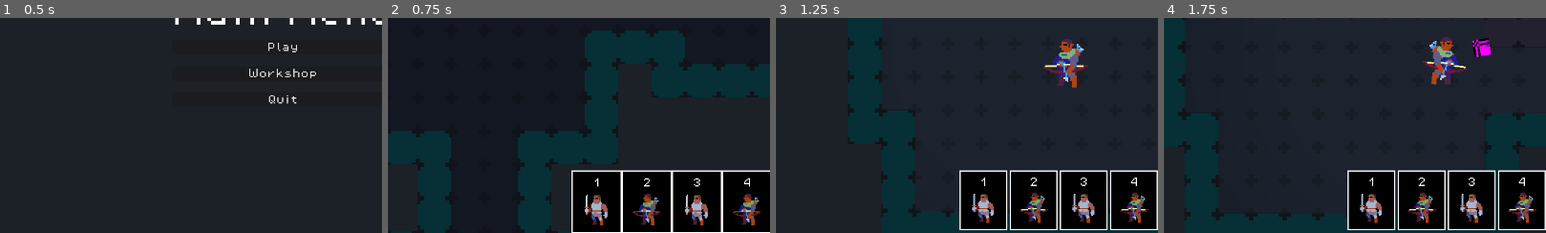
Above: before the commit, frames 1-4 (left to right).
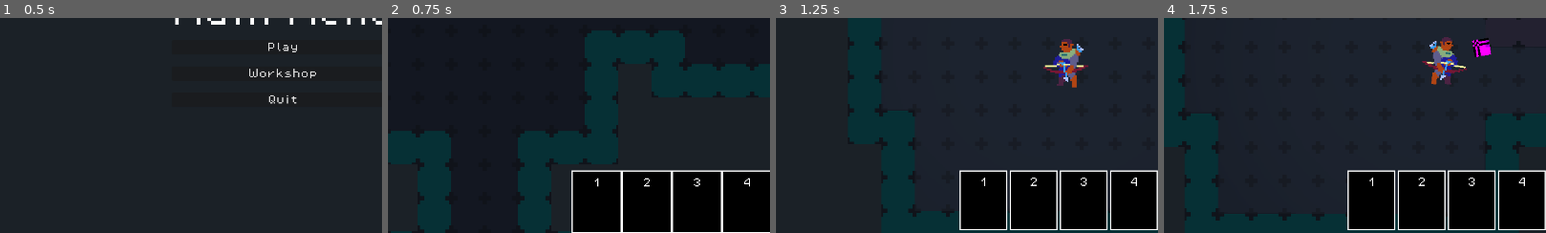
Above: after the commit, the same moments.

Repository: OscarFermu-UOC/TFG-echos-of-the-deep
Game: Godot game, scene res://ui/main_menu/main_menu.tscn
The game is run twice, just before and just after one commit, with the same random seed, the same clock (stepped at 60 frames per second) and the same inputs. Sound files missing from this copy of the repository are replaced by a short silence.
Inputs (mouse positions are % of the whole screen's width and height, from its top left):
- Up to frame 1 (0.5 s): no input
- Up to frame 2 (0.75 s): click "Play" at 0.5 s
- Up to frame 3 (1.25 s): no input
- Up to frame 4 (1.75 s): move the mouse to (72, 45) at 1.27 s; hold D (move_right) from 1.28 s (still down); hold Shift (run) from 1.28 s (still down); click (72, 45) at 1.42 s
The pictures show only the part of the screen within x 13-63%, y 42-92%; the shares and areas given below are measured in that part.

Frame 1 is identical in both runs. In frame 2, 2.0% of the frame differs, in the area x 51-98%, y 81-97%; in frame 3, 1.9%; in frame 4, 1.9%.

Commit message:
Add Cards

Diff:
--- a/data/cards/card_effect.gd
+++ b/data/cards/card_effect.gd
@@ -6,6 +6,12 @@
 	BLOCK_CLANK,
 	BLOCK_HAZARD,
 	GENERATE_LOOT,
+	MODIFY_SPEED,
+	GLOBAL_STUN,
+	ADD_CLANK,
+	DRAW_CARD,
+	SPECIAL_SCALING,
+	CONVERT_RESOURCE,
 }
 
 @export var type: Type
--- a/data/cards/deck/block_clank.tres
+++ /dev/null
@@ -1,21 +0,0 @@
-[gd_resource type="Resource" script_class="CardData" load_steps=5 format=3 uid="uid://dplsq8s2rbowe"]
-
-[ext_resource type="Script" uid="uid://cdp02l1gst5us" path="res://data/cards/card_effect.gd" id="1_fi18d"]
-[ext_resource type="Script" uid="uid://nisejxogkmv" path="res://data/cards/card_data.gd" id="2_a2oce"]
-[ext_resource type="Texture2D" uid="uid://coiy36uc0uyfb" path="res://assets/sprites/enemy/default_enemy.png" id="2_vnrgx"]
-
-[sub_resource type="Resource" id="Resource_eummo"]
-script = ExtResource("1_fi18d")
-value = 3
-metadata/_custom_type_script = "uid://cdp02l1gst5us"
-
-[resource]
-script = ExtResource("2_a2oce")
-id = "Block_Clank"
-title = "Block_Clank"
-description = "Block_Clank"
-icon = ExtResource("2_vnrgx")
-max_copies = 5
-cost = 2
-effects = Array[ExtResource("1_fi18d")]([SubResource("Resource_eummo")])
-metadata/_custom_type_script = "uid://nisejxogkmv"
--- a/data/cards/deck/block_hazard.tres
+++ /dev/null
@@ -1,22 +0,0 @@
-[gd_resource type="Resource" script_class="CardData" load_steps=5 format=3 uid="uid://2kb6mogeliyl"]
-
-[ext_resource type="Script" uid="uid://cdp02l1gst5us" path="res://data/cards/card_effect.gd" id="1_08myg"]
-[ext_resource type="Texture2D" uid="uid://c0jlk7xk2x4h2" path="res://assets/sprites/player/default_character.png" id="2_08myg"]
-[ext_resource type="Script" uid="uid://nisejxogkmv" path="res://data/cards/card_data.gd" id="3_pwbno"]
-
-[sub_resource type="Resource" id="Resource_eummo"]
-script = ExtResource("1_08myg")
-type = 1
-value = 3
-metadata/_custom_type_script = "uid://cdp02l1gst5us"
-
-[resource]
-script = ExtResource("3_pwbno")
-id = "Block_Hazard"
-title = "Block_Hazard"
-description = "Block_Hazard"
-icon = ExtResource("2_08myg")
-max_copies = 5
-cost = 2
-effects = Array[ExtResource("1_08myg")]([SubResource("Resource_eummo")])
-metadata/_custom_type_script = "uid://nisejxogkmv"
--- /dev/null
+++ b/data/cards/deck/containment.tres
@@ -0,0 +1,19 @@
+[gd_resource type="Resource" script_class="CardData" load_steps=4 format=3 uid="uid://ck7efl7hmaf1d"]
+
+[ext_resource type="Script" uid="uid://cdp02l1gst5us" path="res://data/cards/card_effect.gd" id="1_o54cf"]
+[ext_resource type="Script" uid="uid://nisejxogkmv" path="res://data/cards/card_data.gd" id="2_5o2la"]
+
+[sub_resource type="Resource" id="Resource_o54cf"]
+script = ExtResource("1_o54cf")
+type = 7
+custom_id = "ARTIFACT_SHIELD"
+metadata/_custom_type_script = "uid://ds2wbdjsqrbm0"
+
+[resource]
+script = ExtResource("2_5o2la")
+id = "containment"
+title = "Containment Protocol"
+description = "Grants 10 Clank and Hazard block if you have the artifact. 2 otherwise"
+rarity = 2
+max_copies = 2
+effects = Array[ExtResource("1_o54cf")]([SubResource("Resource_o54cf")])
--- /dev/null
+++ b/data/cards/deck/duct_tape.tres
@@ -0,0 +1,19 @@
+[gd_resource type="Resource" script_class="CardData" load_steps=4 format=3 uid="uid://bc4luw38h8qor"]
+
+[ext_resource type="Script" uid="uid://cdp02l1gst5us" path="res://data/cards/card_effect.gd" id="1_wobpi"]
+[ext_resource type="Script" uid="uid://nisejxogkmv" path="res://data/cards/card_data.gd" id="3_6aiai"]
+
+[sub_resource type="Resource" id="Resource_io0vb"]
+script = ExtResource("1_wobpi")
+type = 1
+value = 3
+metadata/_custom_type_script = "uid://ds2wbdjsqrbm0"
+
+[resource]
+script = ExtResource("3_6aiai")
+id = "duct_tape"
+title = "Duck Tape"
+description = "Blocks 3 Hazard"
+max_copies = 2
+cost = 3
+effects = Array[ExtResource("1_wobpi")]([SubResource("Resource_io0vb")])
--- /dev/null
+++ b/data/cards/deck/eerie_silence.tres
@@ -0,0 +1,23 @@
+[gd_resource type="Resource" script_class="CardData" load_steps=5 format=3 uid="uid://1rlcjwb1ylc5"]
+
+[ext_resource type="Script" uid="uid://cdp02l1gst5us" path="res://data/cards/card_effect.gd" id="1_nwbse"]
+[ext_resource type="Script" uid="uid://nisejxogkmv" path="res://data/cards/card_data.gd" id="2_nrlwn"]
+
+[sub_resource type="Resource" id="Resource_aetjx"]
+script = ExtResource("1_nwbse")
+value = 4
+metadata/_custom_type_script = "uid://ds2wbdjsqrbm0"
+
+[sub_resource type="Resource" id="Resource_li0rq"]
+script = ExtResource("1_nwbse")
+type = 1
+value = 4
+metadata/_custom_type_script = "uid://ds2wbdjsqrbm0"
+
+[resource]
+script = ExtResource("2_nrlwn")
+id = "2"
+title = "Eerie Silence"
+description = "Blocks 4 Hazard and 4 Clank"
+rarity = 1
+effects = Array[ExtResource("1_nwbse")]([SubResource("Resource_aetjx"), SubResource("Resource_li0rq")])
--- /dev/null
+++ b/data/cards/deck/energy_drink.tres
@@ -0,0 +1,18 @@
+[gd_resource type="Resource" script_class="CardData" load_steps=4 format=3 uid="uid://8ctrkrn641h3"]
+
+[ext_resource type="Script" uid="uid://cdp02l1gst5us" path="res://data/cards/card_effect.gd" id="1_mijmt"]
+[ext_resource type="Script" uid="uid://nisejxogkmv" path="res://data/cards/card_data.gd" id="2_lhpuk"]
+
+[sub_resource type="Resource" id="Resource_mijmt"]
+script = ExtResource("1_mijmt")
+type = 4
+value = 20
+metadata/_custom_type_script = "uid://ds2wbdjsqrbm0"
+
+[resource]
+script = ExtResource("2_lhpuk")
+id = "energy_drink"
+title = "Energy Drink"
+description = "Increases your speed by 20% for 5 seconds."
+max_copies = 3
+effects = Array[ExtResource("1_mijmt")]([SubResource("Resource_mijmt")])
--- /dev/null
+++ b/data/cards/deck/greedy_bag.tres
@@ -0,0 +1,18 @@
+[gd_resource type="Resource" script_class="CardData" load_steps=4 format=3 uid="uid://77a2m2gjmtqb"]
+
+[ext_resource type="Script" uid="uid://cdp02l1gst5us" path="res://data/cards/card_effect.gd" id="1_gy67m"]
+[ext_resource type="Script" uid="uid://nisejxogkmv" path="res://data/cards/card_data.gd" id="2_v7q7m"]
+
+[sub_resource type="Resource" id="Resource_gy67m"]
+script = ExtResource("1_gy67m")
+type = 7
+value = 1
+custom_id = "BLOCK_TO_LOOT"
+metadata/_custom_type_script = "uid://ds2wbdjsqrbm0"
+
+[resource]
+script = ExtResource("2_v7q7m")
+id = "greedy_bag"
+title = "Greedy Bag"
+description = "Generates 1 loot. If you have more than 5 clank block, generates 3 loot."
+effects = Array[ExtResource("1_gy67m")]([SubResource("Resource_gy67m")])
--- /dev/null
+++ b/data/cards/deck/last_breath.tres
@@ -0,0 +1,19 @@
+[gd_resource type="Resource" script_class="CardData" load_steps=4 format=3 uid="uid://71k56ovmu2y0"]
+
+[ext_resource type="Script" uid="uid://cdp02l1gst5us" path="res://data/cards/card_effect.gd" id="1_glpxh"]
+[ext_resource type="Script" uid="uid://nisejxogkmv" path="res://data/cards/card_data.gd" id="2_dkgla"]
+
+[sub_resource type="Resource" id="Resource_dkgla"]
+script = ExtResource("1_glpxh")
+type = 7
+value = 2
+custom_id = "HP_TO_CLANK_BLOCK"
+metadata/_custom_type_script = "uid://ds2wbdjsqrbm0"
+
+[resource]
+script = ExtResource("2_dkgla")
+id = "last_breath"
+title = "Last Breath"
+description = "Add 2 Clank Block for each missing heart"
+rarity = 1
+effects = Array[ExtResource("1_glpxh")]([SubResource("Resource_dkgla")])
--- /dev/null
+++ b/data/cards/deck/master_key.tres
@@ -0,0 +1,29 @@
+[gd_resource type="Resource" script_class="CardData" load_steps=6 format=3 uid="uid://dacstn772leyx"]
+
+[ext_resource type="Script" uid="uid://cdp02l1gst5us" path="res://data/cards/card_effect.gd" id="1_cnrq3"]
+[ext_resource type="Script" uid="uid://nisejxogkmv" path="res://data/cards/card_data.gd" id="2_vjpk5"]
+
+[sub_resource type="Resource" id="Resource_cnrq3"]
+script = ExtResource("1_cnrq3")
+value = 10
+metadata/_custom_type_script = "uid://ds2wbdjsqrbm0"
+
+[sub_resource type="Resource" id="Resource_vjpk5"]
+script = ExtResource("1_cnrq3")
+type = 3
+value = 20
+metadata/_custom_type_script = "uid://ds2wbdjsqrbm0"
+
+[sub_resource type="Resource" id="Resource_d5hbo"]
+script = ExtResource("1_cnrq3")
+type = 2
+value = 5
+metadata/_custom_type_script = "uid://ds2wbdjsqrbm0"
+
+[resource]
+script = ExtResource("2_vjpk5")
+id = "master_key"
+title = "Master Key"
+description = "Adds 10 Clank Block, 20% move speed and generates 5 Loot"
+rarity = 2
+effects = Array[ExtResource("1_cnrq3")]([SubResource("Resource_cnrq3"), SubResource("Resource_vjpk5"), SubResource("Resource_d5hbo")])
--- /dev/null
+++ b/data/cards/deck/panic_converter.tres
@@ -0,0 +1,18 @@
+[gd_resource type="Resource" script_class="CardData" load_steps=4 format=3 uid="uid://d3u3phxtc18xl"]
+
+[ext_resource type="Script" uid="uid://cdp02l1gst5us" path="res://data/cards/card_effect.gd" id="1_ay142"]
+[ext_resource type="Script" uid="uid://nisejxogkmv" path="res://data/cards/card_data.gd" id="2_rp2g8"]
+
+[sub_resource type="Resource" id="Resource_ay142"]
+script = ExtResource("1_ay142")
+type = 8
+custom_id = "CLANK_BLOCK_TO_SPEED"
+metadata/_custom_type_script = "uid://ds2wbdjsqrbm0"
+
+[resource]
+script = ExtResource("2_rp2g8")
+id = "panic_converter"
+title = "Panic Converter"
+description = "Get 5% speed for each Clank Block lost"
+rarity = 2
+effects = Array[ExtResource("1_ay142")]([SubResource("Resource_ay142")])
--- /dev/null
+++ b/data/cards/deck/quick_draw.tres
@@ -0,0 +1,19 @@
+[gd_resource type="Resource" script_class="CardData" load_steps=4 format=3 uid="uid://h8dpkh2sgqum"]
+
+[ext_resource type="Script" uid="uid://cdp02l1gst5us" path="res://data/cards/card_effect.gd" id="1_4icmr"]
+[ext_resource type="Script" uid="uid://nisejxogkmv" path="res://data/cards/card_data.gd" id="2_4tuot"]
+
+[sub_resource type="Resource" id="Resource_4icmr"]
+script = ExtResource("1_4icmr")
+type = 6
+value = 2
+metadata/_custom_type_script = "uid://ds2wbdjsqrbm0"
+
+[resource]
+script = ExtResource("2_4tuot")
+id = "quick_draw"
+title = "Quick Draw"
+description = "Draw 2 cards"
+rarity = 1
+max_copies = 2
+effects = Array[ExtResource("1_4icmr")]([SubResource("Resource_4icmr")])
--- /dev/null
+++ b/data/cards/deck/rock_throw.tres
@@ -0,0 +1,24 @@
+[gd_resource type="Resource" script_class="CardData" load_steps=5 format=3 uid="uid://xxlwtlvdsd55"]
+
+[ext_resource type="Script" uid="uid://cdp02l1gst5us" path="res://data/cards/card_effect.gd" id="1_e5wg1"]
+[ext_resource type="Script" uid="uid://nisejxogkmv" path="res://data/cards/card_data.gd" id="2_h62td"]
+
+[sub_resource type="Resource" id="Resource_e5wg1"]
+script = ExtResource("1_e5wg1")
+type = 5
+value = 1
+metadata/_custom_type_script = "uid://ds2wbdjsqrbm0"
+
+[sub_resource type="Resource" id="Resource_h62td"]
+script = ExtResource("1_e5wg1")
+type = 6
+value = 2
+metadata/_custom_type_script = "uid://ds2wbdjsqrbm0"
+
+[resource]
+script = ExtResource("2_h62td")
+id = "rock_throw"
+title = "Rock Throw"
+description = "Stun enemies for 1 second. Generates 2 clank."
+max_copies = 3
+effects = Array[ExtResource("1_e5wg1")]([SubResource("Resource_e5wg1"), SubResource("Resource_h62td")])
--- /dev/null
+++ b/data/cards/deck/rusty_padlock.tres
@@ -0,0 +1,17 @@
+[gd_resource type="Resource" script_class="CardData" load_steps=4 format=3 uid="uid://cne11hq2pyb22"]
+
+[ext_resource type="Script" uid="uid://cdp02l1gst5us" path="res://data/cards/card_effect.gd" id="1_74bpt"]
+[ext_resource type="Script" uid="uid://nisejxogkmv" path="res://data/cards/card_data.gd" id="3_g7p71"]
+
+[sub_resource type="Resource" id="Resource_34imx"]
+script = ExtResource("1_74bpt")
+value = 3
+metadata/_custom_type_script = "uid://ds2wbdjsqrbm0"
+
+[resource]
+script = ExtResource("3_g7p71")
+id = "rusty_padlock"
+title = "Rusty Padlock"
+description = "Blocks [color=\"blue\"]3 Clank[/color]"
+max_copies = 2
+effects = Array[ExtResource("1_74bpt")]([SubResource("Resource_34imx")])
--- /dev/null
+++ b/data/cards/deck/steam_engine.tres
@@ -0,0 +1,19 @@
+[gd_resource type="Resource" script_class="CardData" load_steps=4 format=3 uid="uid://cfgnagrgaxusx"]
+
+[ext_resource type="Script" uid="uid://cdp02l1gst5us" path="res://data/cards/card_effect.gd" id="1_2d1ir"]
+[ext_resource type="Script" uid="uid://nisejxogkmv" path="res://data/cards/card_data.gd" id="2_yqrso"]
+
+[sub_resource type="Resource" id="Resource_2d1ir"]
+script = ExtResource("1_2d1ir")
+type = 8
+value = 1
+custom_id = "HAZARD_TO_SPEED"
+metadata/_custom_type_script = "uid://ds2wbdjsqrbm0"
+
+[resource]
+script = ExtResource("2_yqrso")
+id = "steam_engine"
+title = "Steam Engine"
+description = "Add speed for each Hazard Block lost (max 5)"
+rarity = 1
+effects = Array[ExtResource("1_2d1ir")]([SubResource("Resource_2d1ir")])
--- /dev/null
+++ b/data/cards/deck/storm_eye.tres
@@ -0,0 +1,17 @@
+[gd_resource type="Resource" script_class="CardData" load_steps=4 format=3 uid="uid://5pd2dwsxka8p"]
+
+[ext_resource type="Script" uid="uid://cdp02l1gst5us" path="res://data/cards/card_effect.gd" id="1_r1w3y"]
+[ext_resource type="Script" uid="uid://nisejxogkmv" path="res://data/cards/card_data.gd" id="2_kvue6"]
+
+[sub_resource type="Resource" id="Resource_r1w3y"]
+script = ExtResource("1_r1w3y")
+type = 7
+custom_id = "RESET_ALL_CHAOS"
+metadata/_custom_type_script = "uid://ds2wbdjsqrbm0"
+
+[resource]
+script = ExtResource("2_kvue6")
+id = "storm_eye"
+title = "Eye of the Storm"
+description = "Resets Clank, adds 10 Hazard Block and stuns enemies for 3 seconds"
+effects = Array[ExtResource("1_r1w3y")]([SubResource("Resource_r1w3y")])
--- /dev/null
+++ b/data/cards/deck/treasure_hunter.tres
@@ -0,0 +1,19 @@
+[gd_resource type="Resource" script_class="CardData" load_steps=4 format=3 uid="uid://b2mjlurmva7w"]
+
+[ext_resource type="Script" uid="uid://cdp02l1gst5us" path="res://data/cards/card_effect.gd" id="1_g38nq"]
+[ext_resource type="Script" uid="uid://nisejxogkmv" path="res://data/cards/card_data.gd" id="2_g4b68"]
+
+[sub_resource type="Resource" id="Resource_g4b68"]
+script = ExtResource("1_g38nq")
+type = 3
+value = 2
+metadata/_custom_type_script = "uid://ds2wbdjsqrbm0"
+
+[resource]
+script = ExtResource("2_g4b68")
+id = "3"
+title = "Treasure Hunter"
+description = "Increases the [color=\"yellow\"]loot probability by 2[/color]"
+max_copies = 2
+cost = 3
+effects = Array[ExtResource("1_g38nq")]([SubResource("Resource_g4b68")])
--- a/data/characters/list/scavenger.tres
+++ b/data/characters/list/scavenger.tres
@@ -1,16 +1,18 @@
-[gd_resource type="Resource" script_class="CharacterClass" load_steps=7 format=3 uid="uid://28meoeyrxa5q"]
+[gd_resource type="Resource" script_class="CharacterClass" load_steps=9 format=3 uid="uid://28meoeyrxa5q"]
 
 [ext_resource type="Texture2D" uid="uid://c0jlk7xk2x4h2" path="res://assets/sprites/player/default_character.png" id="1_n4unf"]
 [ext_resource type="Script" uid="uid://dswjbq3bld624" path="res://data/characters/character_class.gd" id="2_1jnn4"]
 [ext_resource type="Script" uid="uid://nisejxogkmv" path="res://data/cards/card_data.gd" id="3_j23rl"]
-[ext_resource type="Resource" uid="uid://dplsq8s2rbowe" path="res://data/cards/deck/block_clank.tres" id="4_138iq"]
+[ext_resource type="Resource" uid="uid://bc4luw38h8qor" path="res://data/cards/deck/duct_tape.tres" id="4_8tcuf"]
 [ext_resource type="Resource" uid="uid://cmtp8ghkt8j6w" path="res://data/weapons/list/pistol.tres" id="4_h078e"]
-[ext_resource type="Resource" uid="uid://2kb6mogeliyl" path="res://data/cards/deck/block_hazard.tres" id="5_h078e"]
+[ext_resource type="Resource" uid="uid://5pd2dwsxka8p" path="res://data/cards/deck/storm_eye.tres" id="5_1nrv0"]
+[ext_resource type="Resource" uid="uid://77a2m2gjmtqb" path="res://data/cards/deck/greedy_bag.tres" id="6_80xco"]
+[ext_resource type="Resource" uid="uid://dacstn772leyx" path="res://data/cards/deck/master_key.tres" id="7_ijloa"]
 
 [resource]
 script = ExtResource("2_1jnn4")
 portrait = ExtResource("1_n4unf")
 roll_duration = 0.2
 starting_weapon = ExtResource("4_h078e")
-starting_deck = Array[ExtResource("3_j23rl")]([ExtResource("4_138iq"), ExtResource("4_138iq"), ExtResource("4_138iq"), ExtResource("4_138iq"), ExtResource("5_h078e"), ExtResource("5_h078e"), ExtResource("5_h078e"), ExtResource("5_h078e")])
+starting_deck = Array[ExtResource("3_j23rl")]([ExtResource("4_8tcuf"), ExtResource("5_1nrv0"), ExtResource("6_80xco"), ExtResource("7_ijloa")])
 metadata/_custom_type_script = "uid://dswjbq3bld624"
--- a/globals/card_database/card_database.tscn
+++ b/globals/card_database/card_database.tscn
@@ -1,10 +1,22 @@
-[gd_scene load_steps=5 format=3 uid="uid://duhq2h25l4gp4"]
+[gd_scene load_steps=17 format=3 uid="uid://duhq2h25l4gp4"]
 
 [ext_resource type="Script" uid="uid://dlqqg7ojk08cm" path="res://globals/card_database/card_database.gd" id="1_0wpp4"]
 [ext_resource type="Script" uid="uid://nisejxogkmv" path="res://data/cards/card_data.gd" id="2_uxls3"]
-[ext_resource type="Resource" uid="uid://dplsq8s2rbowe" path="res://data/cards/deck/block_clank.tres" id="3_gmh4h"]
-[ext_resource type="Resource" uid="uid://2kb6mogeliyl" path="res://data/cards/deck/block_hazard.tres" id="4_4b7ws"]
+[ext_resource type="Resource" uid="uid://ck7efl7hmaf1d" path="res://data/cards/deck/containment.tres" id="3_nlk6s"]
+[ext_resource type="Resource" uid="uid://bc4luw38h8qor" path="res://data/cards/deck/duct_tape.tres" id="4_o0adb"]
+[ext_resource type="Resource" uid="uid://1rlcjwb1ylc5" path="res://data/cards/deck/eerie_silence.tres" id="5_72v5u"]
+[ext_resource type="Resource" uid="uid://8ctrkrn641h3" path="res://data/cards/deck/energy_drink.tres" id="6_hnp2u"]
+[ext_resource type="Resource" uid="uid://77a2m2gjmtqb" path="res://data/cards/deck/greedy_bag.tres" id="7_m8m2v"]
+[ext_resource type="Resource" uid="uid://71k56ovmu2y0" path="res://data/cards/deck/last_breath.tres" id="8_dh45p"]
+[ext_resource type="Resource" uid="uid://dacstn772leyx" path="res://data/cards/deck/master_key.tres" id="9_hwtk1"]
+[ext_resource type="Resource" uid="uid://d3u3phxtc18xl" path="res://data/cards/deck/panic_converter.tres" id="10_hchhb"]
+[ext_resource type="Resource" uid="uid://h8dpkh2sgqum" path="res://data/cards/deck/quick_draw.tres" id="11_n7xqw"]
+[ext_resource type="Resource" uid="uid://xxlwtlvdsd55" path="res://data/cards/deck/rock_throw.tres" id="12_00gw5"]
+[ext_resource type="Resource" uid="uid://cne11hq2pyb22" path="res://data/cards/deck/rusty_padlock.tres" id="13_vh0ov"]
+[ext_resource type="Resource" uid="uid://cfgnagrgaxusx" path="res://data/cards/deck/steam_engine.tres" id="14_kn85j"]
+[ext_resource type="Resource" uid="uid://5pd2dwsxka8p" path="res://data/cards/deck/storm_eye.tres" id="15_loowh"]
+[ext_resource type="Resource" uid="uid://b2mjlurmva7w" path="res://data/cards/deck/treasure_hunter.tres" id="16_01tu8"]
 
 [node name="CardDatabaseManager" type="Node"]
 script = ExtResource("1_0wpp4")
-all_cards = Array[ExtResource("2_uxls3")]([ExtResource("3_gmh4h"), ExtResource("4_4b7ws")])
+all_cards = Array[ExtResource("2_uxls3")]([ExtResource("3_nlk6s"), ExtResource("4_o0adb"), ExtResource("5_72v5u"), ExtResource("6_hnp2u"), ExtResource("7_m8m2v"), ExtResource("8_dh45p"), ExtResource("9_hwtk1"), ExtResource("10_hchhb"), ExtResource("11_n7xqw"), ExtResource("12_00gw5"), ExtResource("13_vh0ov"), ExtResource("14_kn85j"), ExtResource("15_loowh"), ExtResource("16_01tu8")])
--- a/scenes/run/run_manager.gd
+++ b/scenes/run/run_manager.gd
@@ -190,3 +190,62 @@
 
 		CardEffect.Type.GENERATE_LOOT:
 			loot_manager.boost_all_spawners(effect.value)
+
+		CardEffect.Type.MODIFY_SPEED:
+			%Player.apply_speed_boost(effect.value, 5.0)
+
+		CardEffect.Type.GLOBAL_STUN:
+			get_tree().call_group("Enemy", "apply_stun", float(effect.value))
+
+		CardEffect.Type.ADD_CLANK:
+			clank_system.add_clank(int(effect.value))
+
+		CardEffect.Type.DRAW_CARD:
+			card_manager.force_draw(int(effect.value))
+
+		CardEffect.Type.SPECIAL_SCALING, CardEffect.Type.CONVERT_RESOURCE:
+			_apply_special_logic(effect)
+
+func _apply_special_logic(effect: CardEffect) -> void:
+	var player: Player = %Player
+
+	match effect.custom_id:
+		"HP_TO_CLANK_BLOCK":
+			# Más bloqueo cuantos más corazones falten al jugador
+			var missing_hearts: int = int((player.max_health - player.current_health) / HP_HEART_SIZE)
+			clank_system.add_clank_block(HP_TO_BLOCK_BASE + missing_hearts * effect.value)
+
+		"HAZARD_TO_SPEED":
+			# Consume hazard block para convertirlo en velocidad temporal
+			var consume: int = mini(hazard_system.hazard_block, HAZARD_TO_SPEED_MAX_CONSUME)
+			if consume > 0:
+				hazard_system.add_hazard_block(-consume)
+				player.apply_speed_boost(consume * HAZARD_SPEED_PER_POINT, CLANK_SPEED_DURATION)
+
+		"BLOCK_TO_LOOT":
+			# Mayor boost si el jugador tiene mucho clank bloqueado acumulado
+			var power: int = BLOCK_TO_LOOT_HIGH_POWER if clank_system.clank_block > BLOCK_TO_LOOT_THRESHOLD else 1
+			loot_manager.boost_all_spawners(power)
+
+		"ARTIFACT_SHIELD":
+			# Escudo mayor al ascender, menor al explorar
+			var block: int = ARTIFACT_SHIELD_ASCENDING if GlobalData.is_ascending else ARTIFACT_SHIELD_DEFAULT
+			clank_system.add_clank_block(block)
+			hazard_system.add_hazard_block(block)
+
+		"CLANK_BLOCK_TO_SPEED":
+			# Convierte todo el clank bloqueado en un sprint temporal
+			var block: int = clank_system.clank_block
+			if block > 0:
+				clank_system.add_clank_block(-block)
+				player.apply_speed_boost(block * CLANK_SPEED_PER_POINT, CLANK_SPEED_DURATION)
+
+		"RESET_ALL_CHAOS":
+			# Resetea el clank y aturde a los enemigos
+			clank_system.current_clank = 0
+			EventBus.clank_changed.emit(0, clank_system.max_clank)
+			hazard_system.add_hazard_block(STORM_EYE_HAZARD_BLOCK)
+			get_tree().call_group("Enemy", "apply_stun", STORM_EYE_STUN_DURATION)
+			var tween: Tween = create_tween()
+			tween.tween_property(%Player, "modulate", Color(5.0, 5.0, 5.0), STORM_EYE_FLASH_IN)
+			tween.tween_property(%Player, "modulate", Color.WHITE, STORM_EYE_FLASH_OUT)
Not shown, changed: export_presets.cfg
Not shown, added: data/cards/deck/.DS_Store
